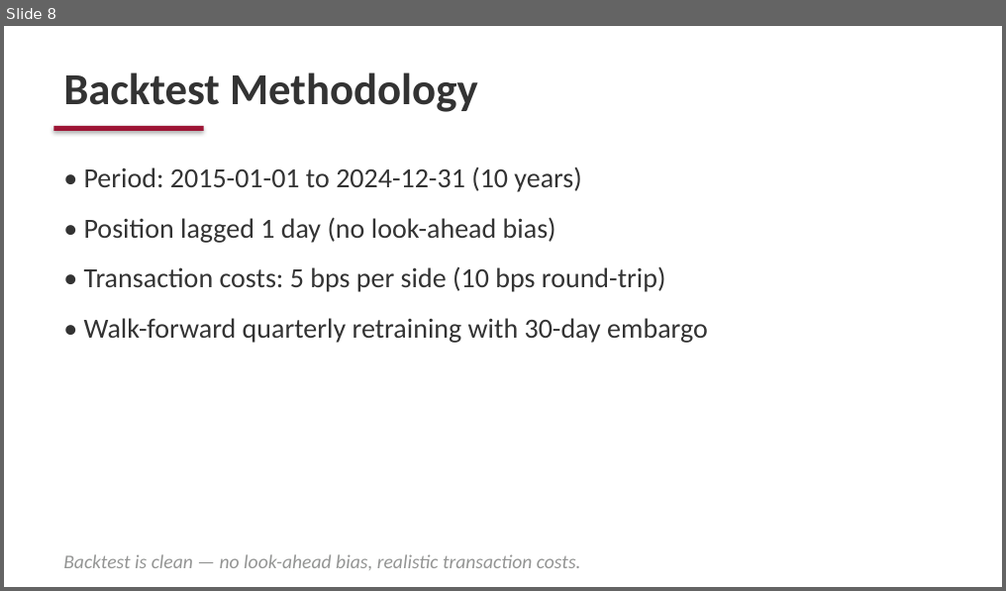
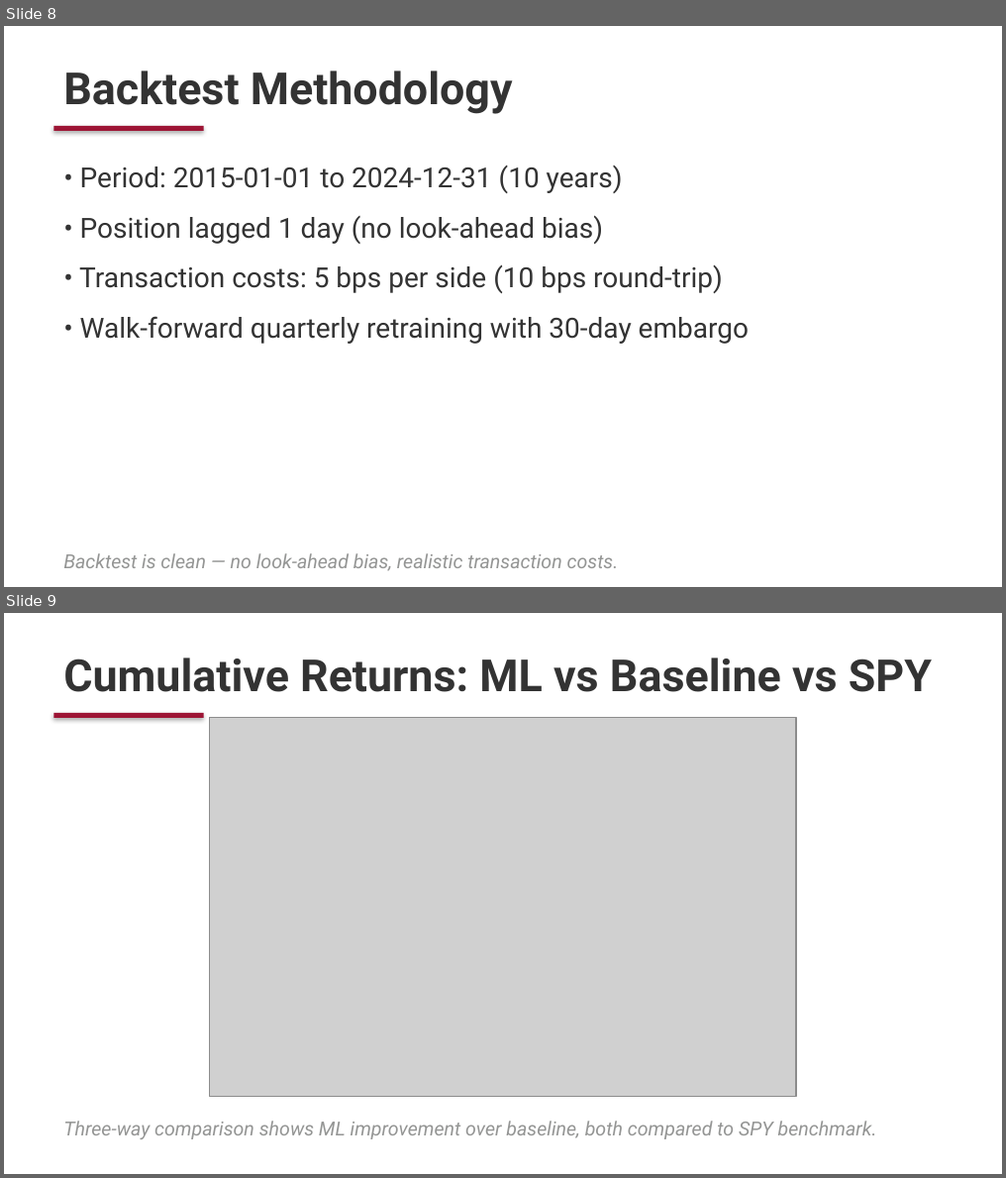
Before and after one commit to Ayan-Mahmood/QuantHFStrat, a slide deck: FE571_Final_Presentation_v2.pptx. Shown one above the other, each under a label of ours: slide 8 before the commit, slides 8 and 9 after it. The pictures are 1006x591 and 1006x1178 pixels, drawn with LibreOffice and Linux fonts; fonts in the diff are those of the drawing; grey boxes stand for pictures. Boxes give left, top, right and bottom in pixels: in the first picture for what was removed or moved away, otherwise in the second. Text is boxed around its words. In the diff, an @@ line names an element or a change of style, - is before the commit and + after.

```diff
--- a/FE571_Final_Presentation_v2.pptx
+++ b/FE571_Final_Presentation_v2.pptx
@@ slide 9 added at <box>4,613,1002,1174</box>, background #FFFFFF @@
@@ text added at <box>63,658,932,692</box>, 32 pt, text #333333, bold @@
+Cumulative Returns: ML vs Baseline vs SPY
@@ rectangle added at <box>54,713,204,718</box>, fill #9D1535 @@
@@ picture added at <box>210,718,795,1096</box> @@
@@ text added at <box>63,1121,877,1140</box>, 14 pt, text #949594, italic @@
+Three-way comparison shows ML improvement over baseline, both compared to SPY benchmark.
@@ slide 8 changed as well @@
@@ font Calibri to Roboto in 3 elements at <box>63,71,513,114</box>, <box>79,166,748,344</box>, <box>63,554,619,571</box> @@
```
Also in this commit, not shown: 18 other slides changed, 1 slide removed, 19 other files.
